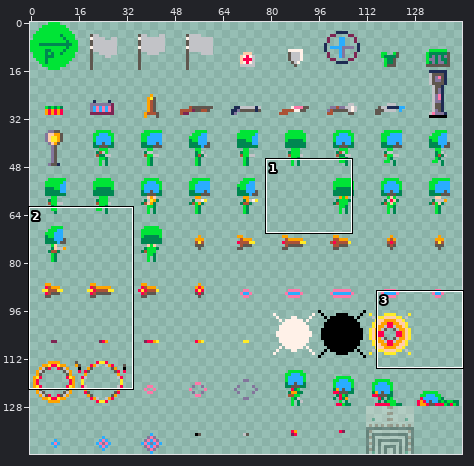
File history of a sprite sheet, resources/graphics/items.png. The picture above shows the old version from afar; the outline marks the close-up.
Close-up. Before:
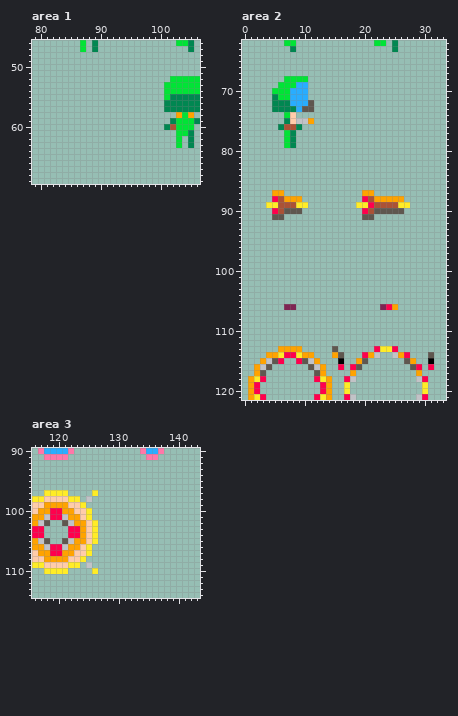
The file is 144x144 pixels. Shown: area 1: x 79..106, y 46..69; area 2: x 0..33, y 62..121; area 3: x 116..143, y 90..114. The old version is drawn lined up with the new one.
And afterwards:
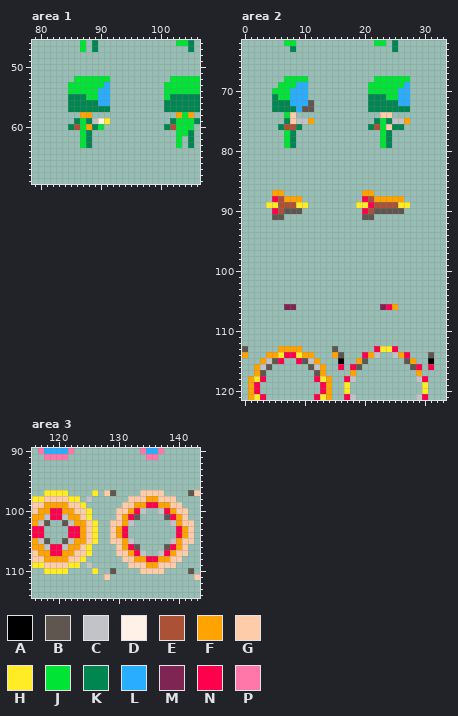
Palette (. is transparent): A #000000  B #5f574f  C #c2c3c7  D #fff1e8  E #ab5236  F #ffa300  G #ffccaa  H #ffec27  J #00e436  K #008751  L #29adff  M #7e2553  N #ff004d  P #ff77a8
Edits made:
drawings rearranged on the sheet (the old picture shows each at its new place; 1 dropped ones are not shown)
Changed rows in their new state; - is an unchanged pixel.
Area 1:
first column x 85:
52 -JJJJJJ
53 JJJJJJL
54 JJJJJLL
55 KKKJJLL
56 KKKKKLL
57 KKKKKKK
58 --FF---
59 -KJKCDH
60 KEJFKJ-
61 --JK---
62 --JK---
63 --JK---
Area 2:
first column x 21:
 68 -JJJJJJ
 69 JJJJJJL
 70 JJJJJLL
 71 KKKJJLL
 72 KKKKKLL
 73 KKKKKKK
 74 --GG---
 75 -KJKCCF
 76 KEJGKK-
 77 --JK---
 78 --JK---
 79 --JK---
first column x 0:
113 B
114 F
Area 3:
first column x 128:
 97 GB----GGGG----BG
 98 ----GGGFFGGG----
 99 ---GGFFNNFFGG---
100 --GGFNC--CNFGG--
101 --GFNB----BNFG--
102 -GGFC------CFGG-
103 -GFN--------NFG-
104 -GFN--------NFG-
105 -GGFC------CFGG-
106 --GFNB----BNFG--
107 --GGFNC--CNFGG--
108 ---GGFFNNFFGG---
109 ----GGGFFGGG----
110 -B----GGGG----B-
111 G--------------G
Boxes around the changes in both close-ups, in picture pixels (x1, y1, x2, y2):
added: (68, 76, 110, 148)
added: (368, 76, 410, 148)
added: (242, 346, 248, 358)
added: (104, 490, 200, 580)
